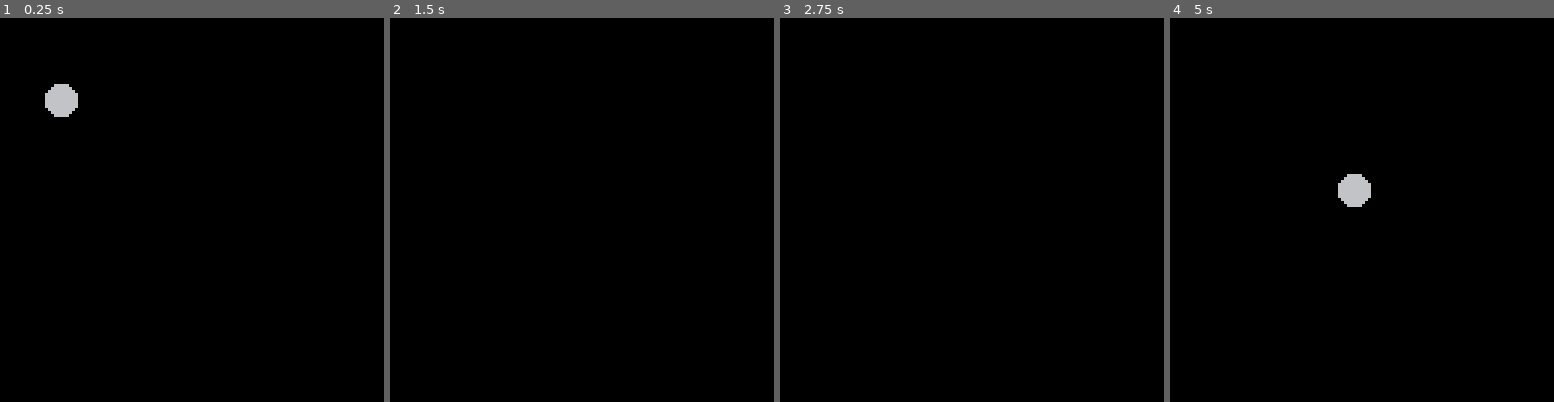
Above: before the commit, frames 1-4 (left to right).
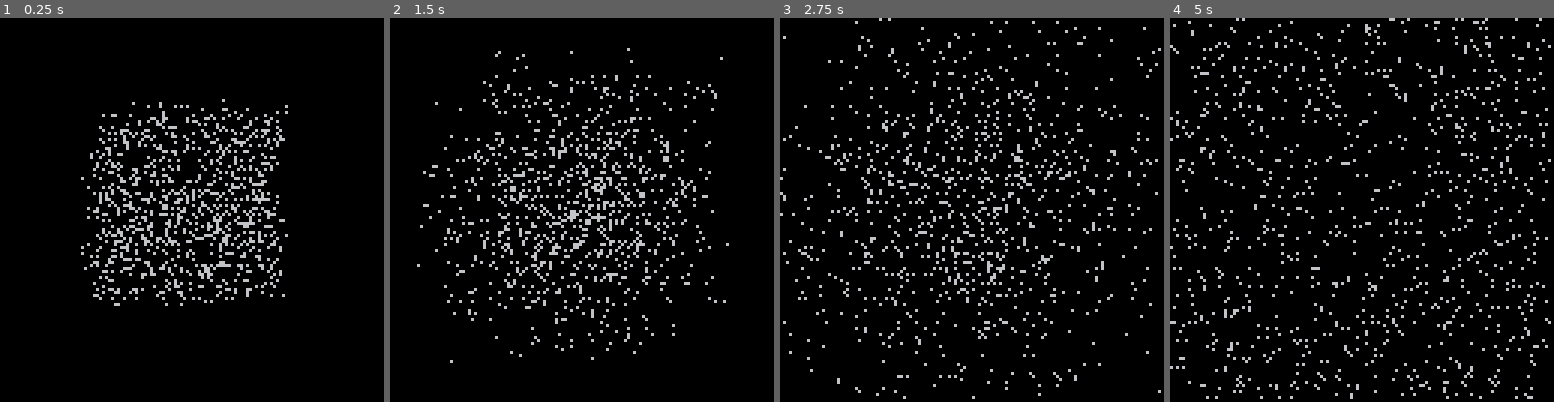
Above: after the commit, the same moments.

Repository: devcherchecollegue-org/back-to-the-90s
Game: PICO-8 cartridge ps.p8
The game is run twice, just before and just after one commit, with the same random seed, the same clock (stepped at 60 frames per second) and the same inputs.
Inputs:
- Up to frame 1 (0.25 s): no input
- Up to frame 2 (1.5 s): no input
- Up to frame 3 (2.75 s): no input
- Up to frame 4 (5 s): no input

The runs differ from the first frame. In frame 1, 5.9% of the frame differs, in the area x 11-75%, y 17-75%; in frame 2, 5.7%; in frame 3, 5.9%; in frame 4, 6.5%, in the area x 0-100%, y 0-100%.

Commit message:
bidouillerie et tests

Diff:
--- a/ps.p8
+++ b/ps.p8
@@ -10,9 +10,9 @@
 function new_particle(position, size, incr)
  local particle = {
   {31+rnd(62),31+rnd(62)},
-  {rnd(100)/100,rnd(100)/100},
+  {(rnd(100) - 50)/100,(rnd(100)-50)/100},
   {0.01-(rnd(100)/100),0.01-(rnd(100)/100)},
-  size,
+  rnd(100),
   incr
  }
 
@@ -20,17 +20,29 @@
 end
 
 function part_update(part)
-	part[2][1] = part[2][1] + part[3][1]
-	part[2][2] = part[2][2] + part[3][2]
+--	part[2][1] = part[2][1] + part[3][1]
+--	part[2][2] = part[2][2] + part[3][2]
 	part[1][1] = part[1][1] + part[2][1]
 	part[1][2] = part[1][2] + part[2][2]
-    part[4] -= part[5]
+ part[4] -= part[5]
+ if(part[1][1] > 127) then
+ 	part[1][1] -= 127
+ end
+ if(part[1][2] > 127) then
+ 	part[1][2] -= 127
+ end
+ if(part[1][1] < 0) then
+ 	part[1][1] += 127
+ end
+ if(part[1][2] < 0) then
+ 	part[1][2] += 127
+ end
+
 end
 
 
 function part_draw(part)
- cls()
- circfill(part[1][1],part[1][2],part[4],6)
+ pset(part[1][1],part[1][2],6)
 end
 
 
@@ -80,10 +92,11 @@
 -- game loop
 local ps = {}
 function _init()
- ps = new_ps({61,61},100)
+ ps = new_ps({61,61},1000)
 end
 
 function _draw()
+	cls()
     ps_draw(ps)
 end
 
